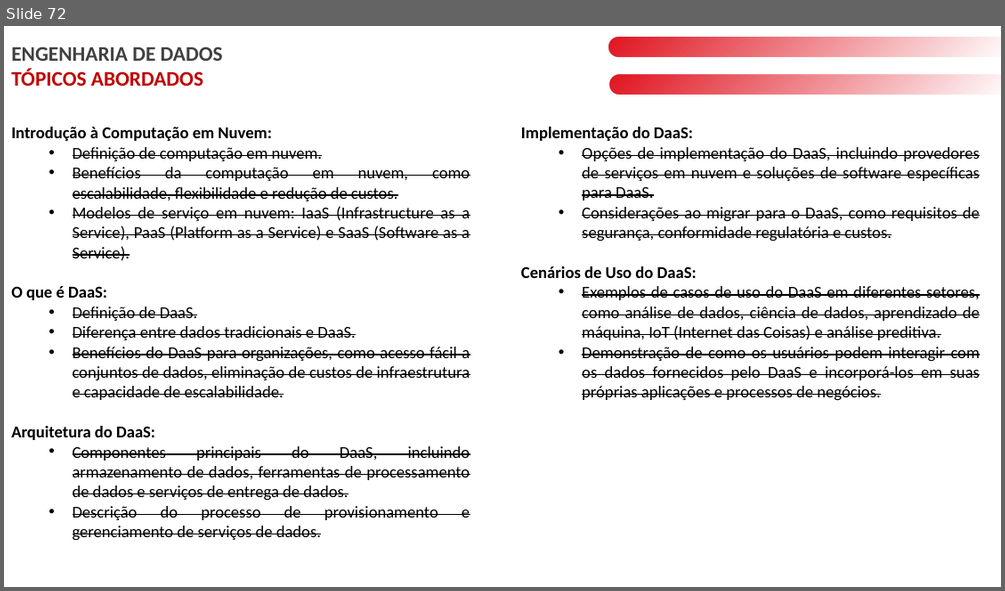
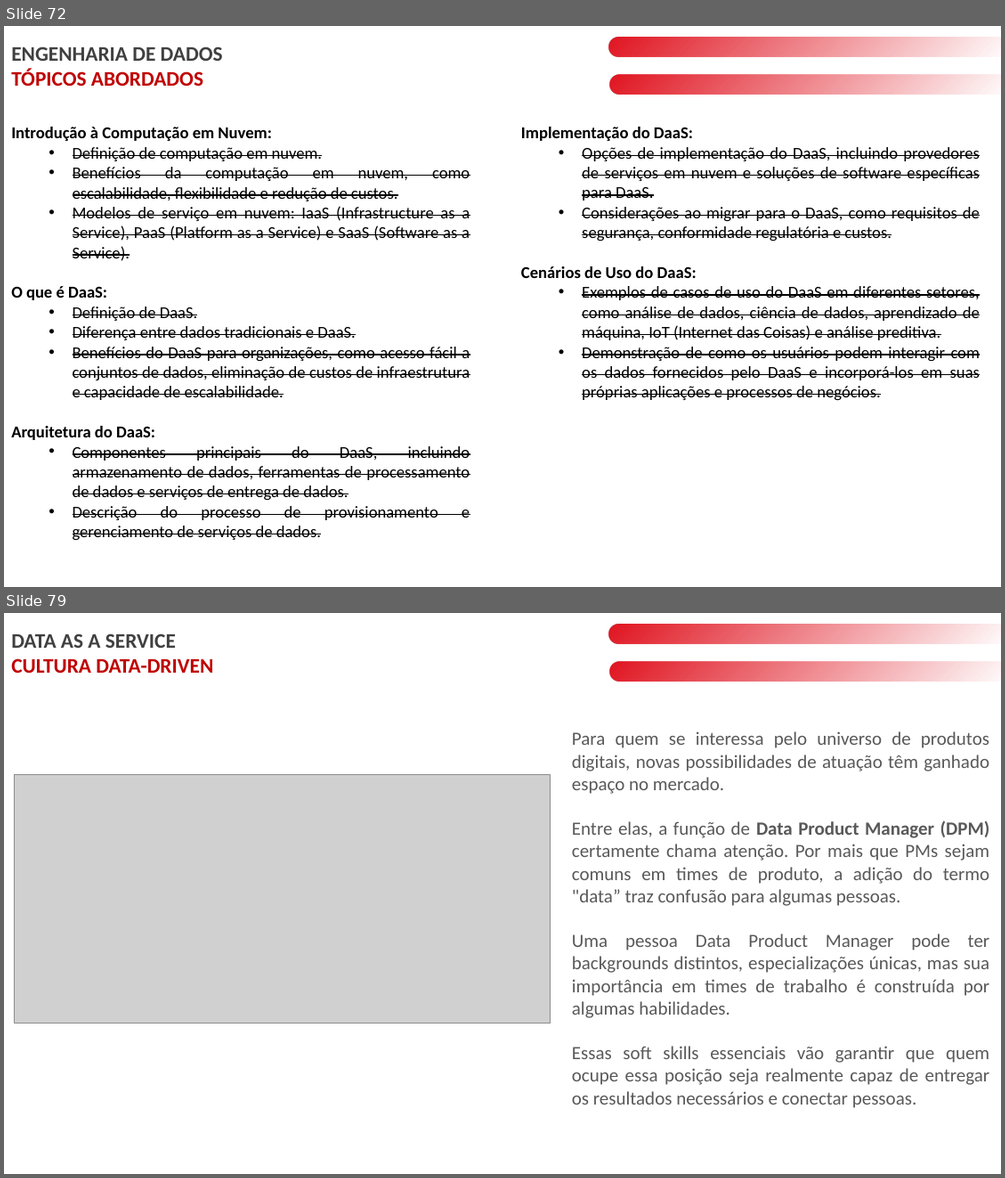
Before and after one commit to laysabelici/data_as_a_service, a slide deck: DAAS PT2.pptx. Shown one above the other, each under a label of ours: slide 72 before the commit, slides 72 and 79 after it; the slides between them are not shown. The pictures are 1005x591 and 1005x1178 pixels, drawn with LibreOffice and Linux fonts; fonts in the diff are those of the drawing; grey boxes stand for pictures. Boxes give left, top, right and bottom in pixels: in the first picture for what was removed or moved away, otherwise in the second. Text is boxed around its words. In the diff, an @@ line names an element or a change of style, - is before the commit and + after.

```diff
--- a/DAAS PT2.pptx
+++ b/DAAS PT2.pptx
@@ slide 79 added at (x1=4, y1=613, x2=1001, y2=1174), background #FFFFFF @@
@@ text added at (x1=11, y1=633, x2=213, y2=673), 20 pt, text #C00000, bold @@
+DATA AS A SERVICE
+CULTURA DATA-DRIVEN
@@ rounded rectangle added at (x1=609, y1=625, x2=1001, y2=644), fill gradient #E11622 @@
@@ rounded rectangle added at (x1=610, y1=662, x2=1001, y2=682), fill gradient #E11622 @@
@@ rectangle added at (x1=231, y1=691, x2=329, y2=719), fill #FFFFFF @@
@@ text added at (x1=572, y1=731, x2=990, y2=1108), 18 pt, text #595959 @@
+Para quem se interessa pelo universo de produtos digitais, novas possibilidades de atuação têm ganhado espaço no mercado.
+Entre elas, a função de Data Product Manager (DPM) certamente chama atenção. Por mais que PMs sejam comuns em times de produto, a adição do termo "data” traz confusão para algumas pessoas.
+Uma pessoa Data Product Manager pode ter backgrounds distintos, especializações únicas, mas sua importância em times de trabalho é construída por algumas habilidades.
+Essas soft skills essenciais vão garantir que quem ocupe essa posição seja realmente capaz de entregar os resultados necessários e conectar pessoas.
@@ picture added at (x1=15, y1=775, x2=550, y2=1022) @@
```
Also in this commit, not shown: 8 other slides added.
